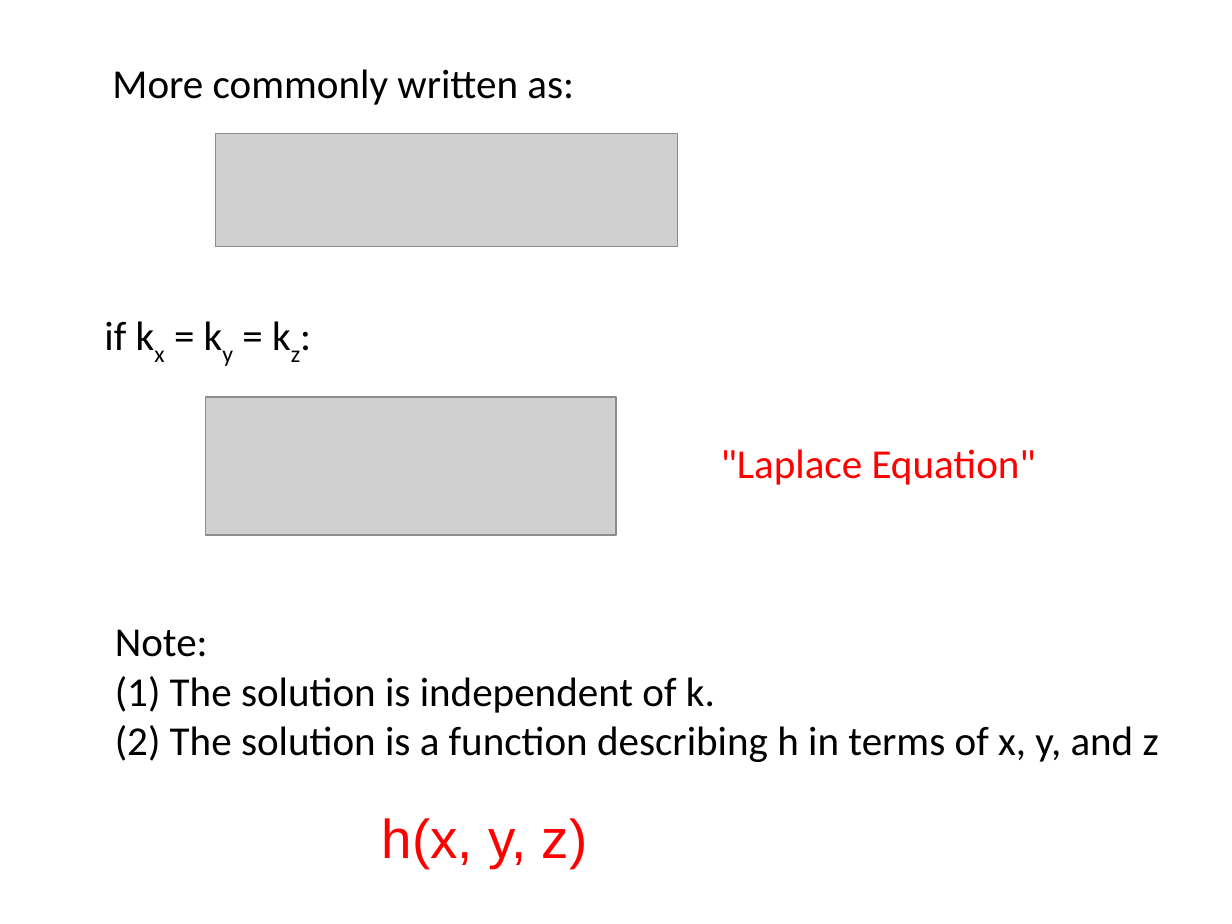
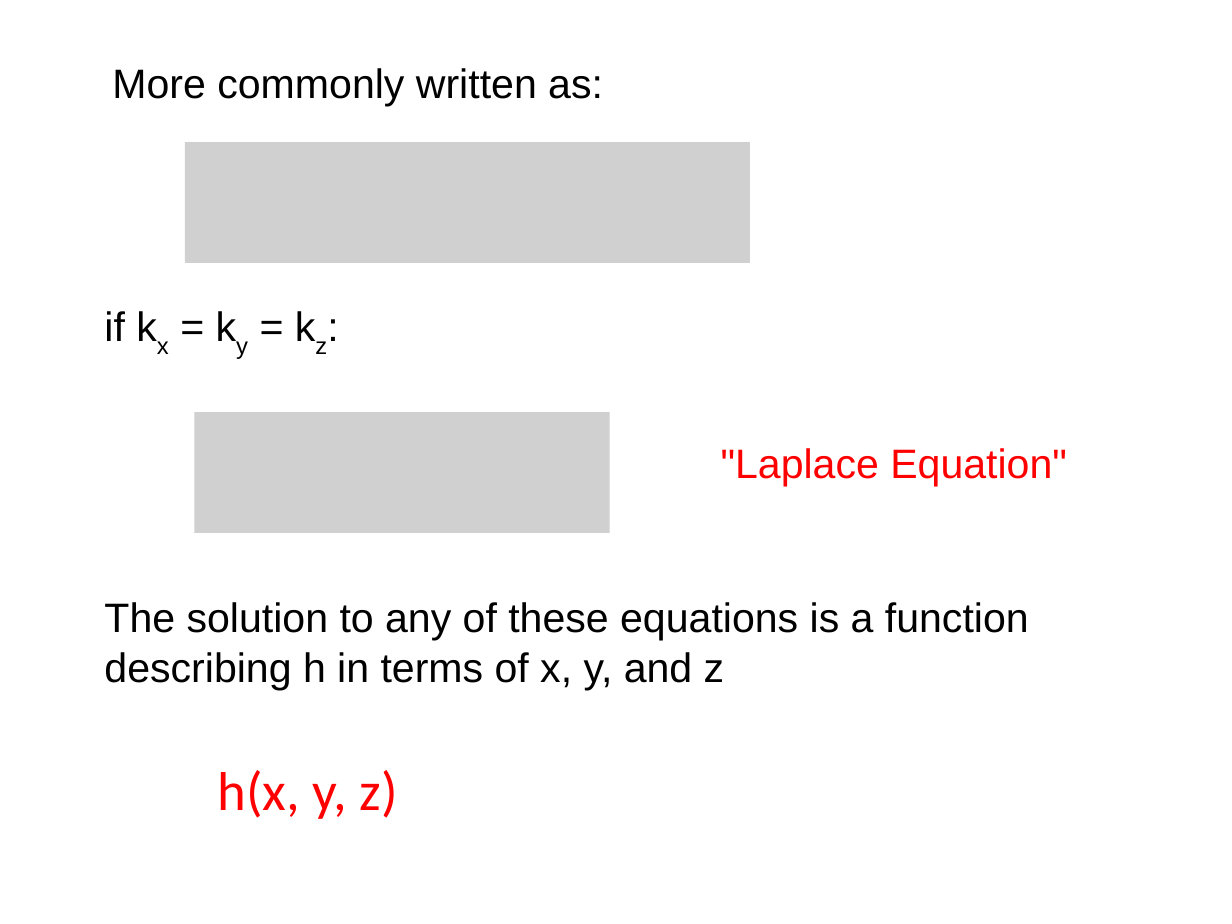
Before and after one commit to njones61/ce544, a slide deck: slide 11 of docs/unit1/05_goveqs/governing equations.pptx (slide 10 before the commit). Drawn at 1232x924 pixels with LibreOffice and Linux fonts; fonts in the diff are those of the drawing; grey boxes stand for pictures. Boxes give left, top, right and bottom in pixels: in the first picture for what was removed or moved away, otherwise in the second. Text is boxed around its words. In the diff, an @@ line names an element or a change of style, - is before the commit and + after.

```diff
--- a/docs/unit1/05_goveqs/governing equations.pptx
+++ b/docs/unit1/05_goveqs/governing equations.pptx
@@ font Calibri to Arial in 3 elements at (104, 311, 124, 341), (721, 448, 1067, 486), (112, 68, 603, 107) @@
@@ picture: place and size @@
-picture at (216, 133, 678, 246)
+picture at (185, 142, 750, 262)
@@ text "if kx = ky = ...": place and size @@
-text "if kx = ky = ..." at (104, 321, 126, 350)
+text "if kx = ky = ..." at (104, 311, 124, 341)
@@ picture: place and size @@
-picture at (206, 397, 616, 535)
+picture at (195, 413, 610, 533)
@@ text at (104, 602, 1029, 690): text changed; font Calibri to Arial @@
-Note:
-(1) The solution is independent of k.
-(2) The solution is a function describing h in terms of x, y, and z
+The solution to any of these equations is a function describing h in terms of x, y, and z
@@ text "h(x, y, z)": place and size @@
-text "h(x, y, z)" at (382, 818, 588, 868)
+text "h(x, y, z)" at (217, 770, 397, 819)
@@ text "h(x, y, z)" at (217, 770, 397, 819): font Arial to Calibri @@
```
Also in this commit, not shown: 9 other slides changed, 6 slides added, 4 slides removed, 1 other file.
